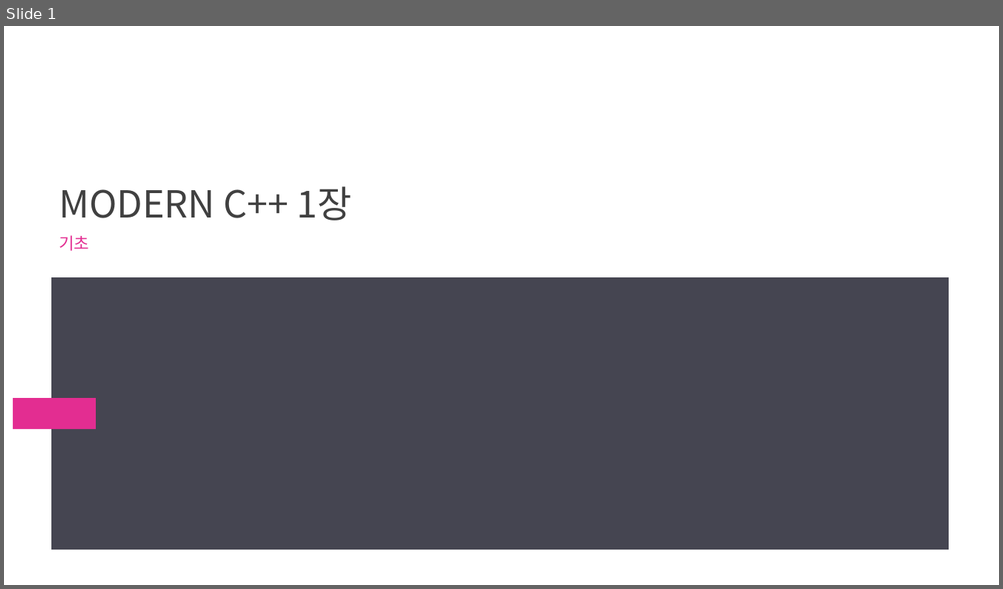
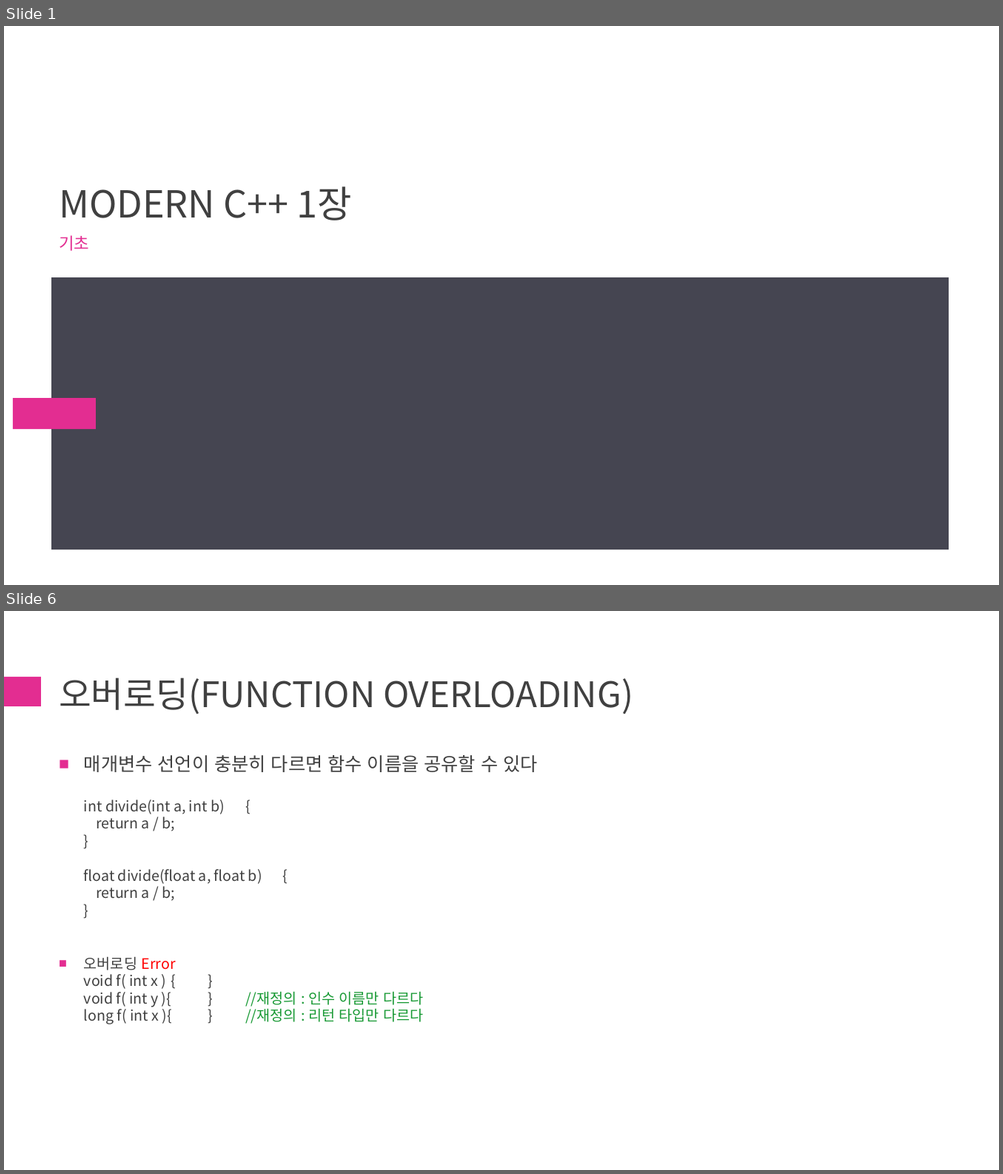
Before and after one commit to chaehanbyul/ModernCpp, a slide deck: 1st/[ModernCpp]1st.pptx. Shown one above the other, each under a label of ours: slide 1 before the commit, slides 1 and 6 after it; the slides between them are not shown. The pictures are 1003x589 and 1003x1174 pixels, drawn with LibreOffice and Linux fonts; fonts in the diff are those of the drawing. Boxes give left, top, right and bottom in pixels: in the first picture for what was removed or moved away, otherwise in the second. Text is boxed around its words. In the diff, an @@ line names an element or a change of style, - is before the commit and + after.

Commit message:
1장(기초) 변수, for, 예외처리

```diff
--- a/1st/[ModernCpp]1st.pptx
+++ b/1st/[ModernCpp]1st.pptx
@@ slide 6 added at bbox=[4, 611, 999, 1170], background #FFFFFF @@
@@ rectangle added at bbox=[4, 677, 41, 706], fill #E32D91 @@
@@ title added at bbox=[59, 678, 633, 714], 34 pt, text #404040 @@
+오버로딩(FUNCTION OVERLOADING)
@@ text added at bbox=[84, 755, 537, 1024], 14 pt, text #404040 @@
+■ 매개변수 선언이 충분히 다르면 함수 이름을 공유할 수 있다
+  int divide(int a, int b) {
+  return a / b;
+  }
+  float divide(float a, float b) {
+  return a / b;
+  }
+■ 오버로딩 Error
+  void f( int x ) { }
+  void f( int y ){ } //재정의 : 인수 이름만 다르다
+  long f( int x ){ } //재정의 : 리턴 타입만 다르다
```
Also in this commit, not shown: 1 slide changed, 4 other slides added, 1 slide removed, 4 other files.
